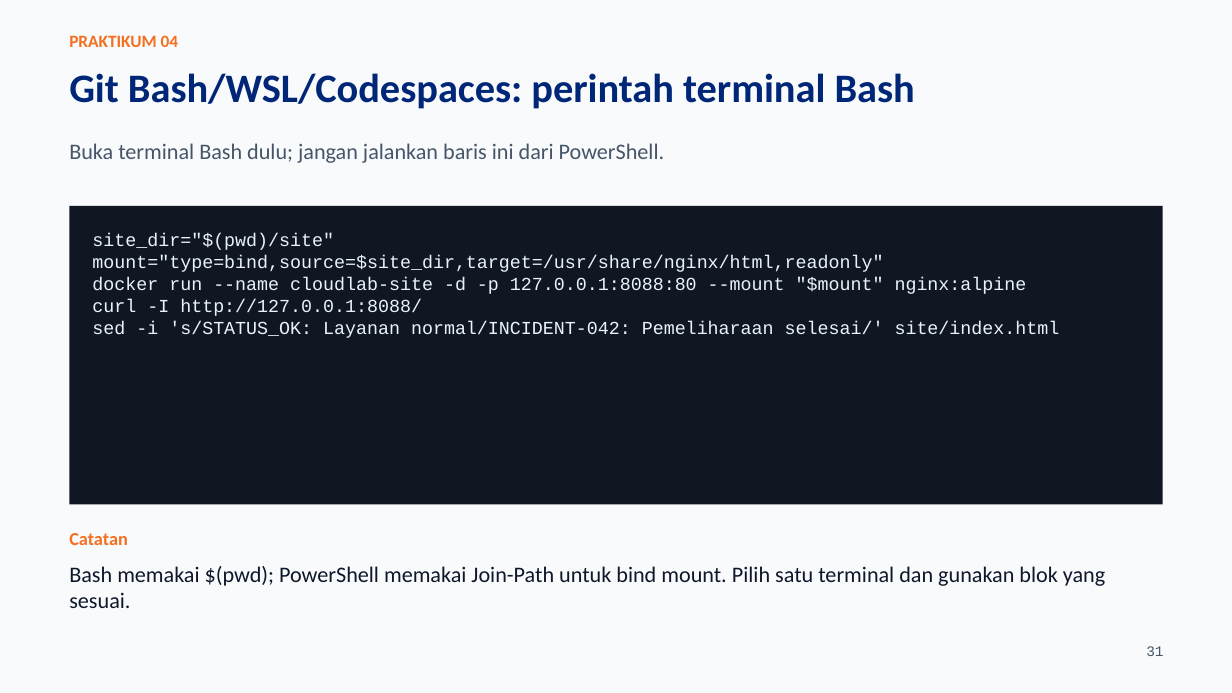
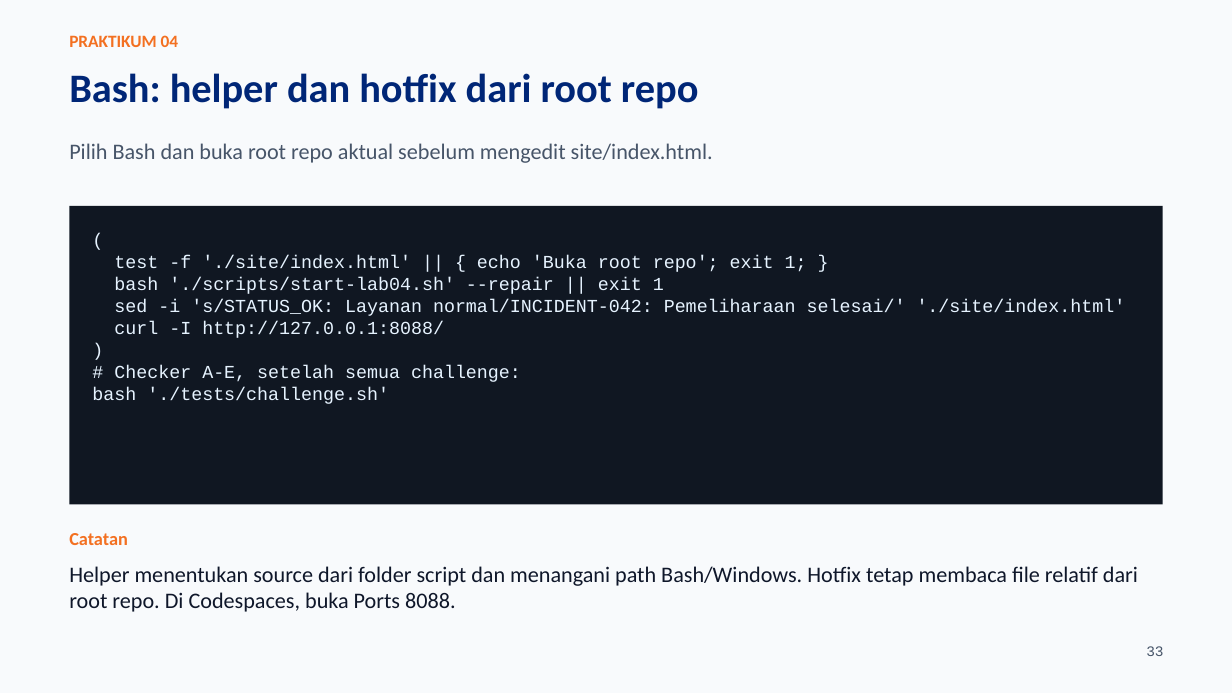
Before and after one commit to SeedFlora/meet4CloudService, a slide deck: slide 33 of slides/LAB04_Docker_Lifecycle_Praktikum.pptx (slide 31 before the commit). Drawn at 1232x693 pixels with LibreOffice and Linux fonts; fonts in the diff are those of the drawing. Boxes give left, top, right and bottom in pixels: in the first picture for what was removed or moved away, otherwise in the second. Text is boxed around its words. In the diff, an @@ line names an element or a change of style, - is before the commit and + after.

Commit message:
Fix Lab 04 mounts for any clone location; update guides, evidence and slides

```diff
--- a/slides/LAB04_Docker_Lifecycle_Praktikum.pptx
+++ b/slides/LAB04_Docker_Lifecycle_Praktikum.pptx
@@ text at (69, 73, 699, 109): text changed @@
-Git Bash/WSL/Codespaces: perintah terminal Bash
+Bash: helper dan hotfix dari root repo
@@ text at (69, 143, 713, 163): text changed @@
-Buka terminal Bash dulu; jangan jalankan baris ini dari PowerShell.
+Pilih Bash dan buka root repo aktual sebelum mengedit site/index.html.
@@ text at (114, 255, 1126, 316): text changed @@
-site_dir="$(pwd)/site"
-mount="type=bind,source=$site_dir,target=/usr/share/nginx/html,readonly"
-docker run --name cloudlab-site -d -p 127.0.0.1:8088:80 --mount "$mount" nginx:alpine
+(
+test -f './site/index.html' || { echo 'Buka root repo'; exit 1; }
+bash './scripts/start-lab04.sh' --repair || exit 1
+sed -i 's/STATUS_OK: Layanan normal/INCIDENT-042: Pemeliharaan selesai/' './site/index.html'
@@ text at (92, 365, 521, 404): text changed @@
-sed -i 's/STATUS_OK: Layanan normal/INCIDENT-042: Pemeliharaan selesai/' site/index.html
+)
+# Checker A-E, setelah semua challenge:
+bash './tests/challenge.sh'
@@ text at (69, 566, 1138, 612): text changed @@
-Bash memakai $(pwd); PowerShell memakai Join-Path untuk bind mount. Pilih satu terminal dan gunakan blok yang sesuai.
+Helper menentukan source dari folder script dan menangani path Bash/Windows. Hotfix tetap membaca file relatif dari root repo. Di Codespaces, buka Ports 8088.
@@ text at (1146, 646, 1163, 656): text changed @@
-31
+33
```
Also in this commit, not shown: 21 other slides changed, 2 slides added, 7 other files.
